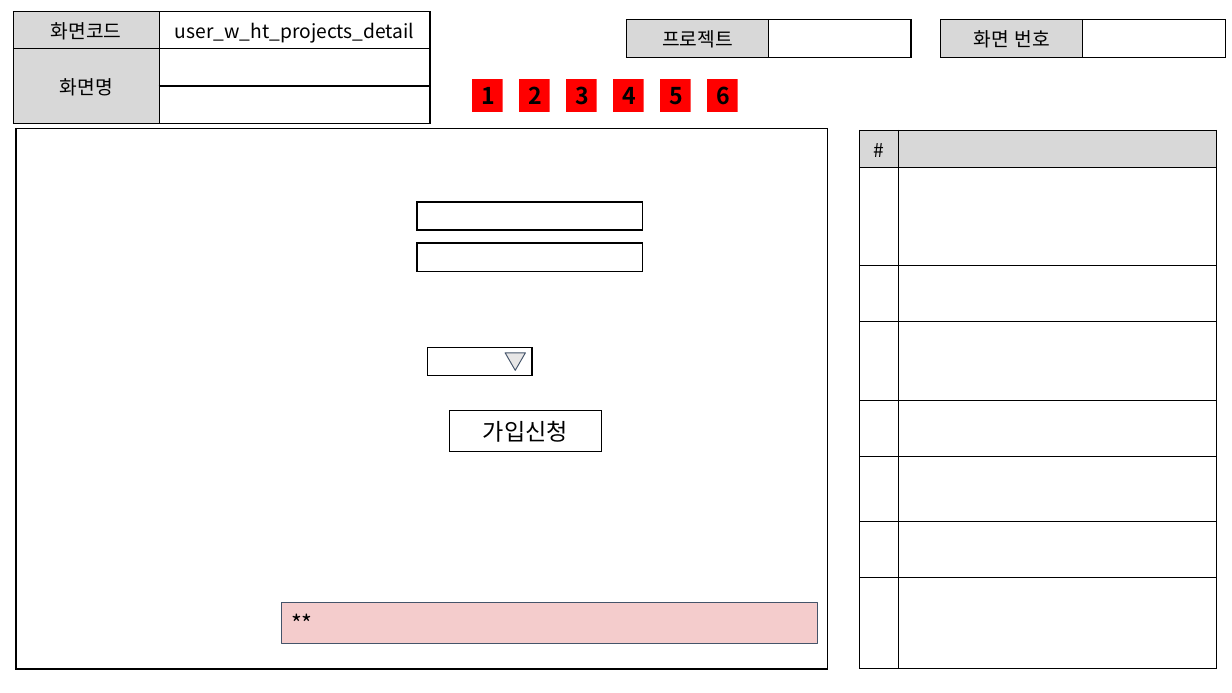
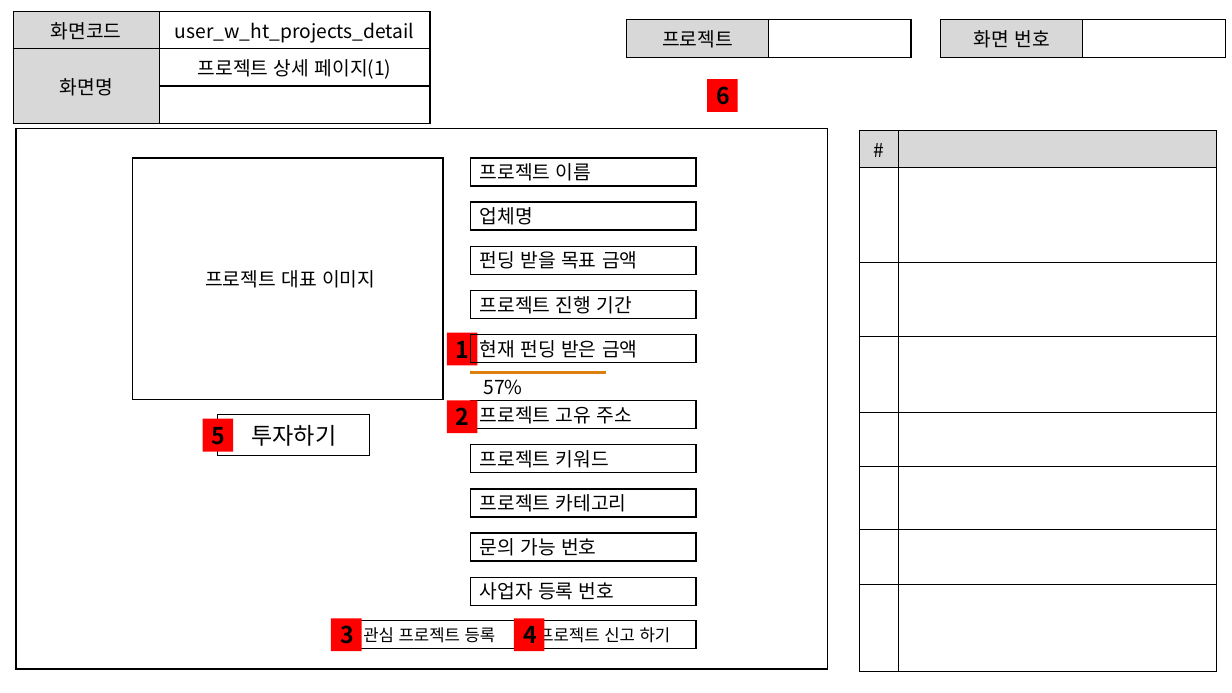
Before and after one commit to ezenteam2/EzenCrowdFunding, a slide deck: slide 6 of project03 화면설계서/project03 - 화면 설계서 - 현태.pptx. Drawn at 1232x693 pixels with LibreOffice and Linux fonts; fonts in the diff are those of the drawing. Boxes give left, top, right and bottom in pixels: in the first picture for what was removed or moved away, otherwise in the second. Text is boxed around its words. In the diff, an @@ line names an element or a change of style, - is before the commit and + after.

```diff
--- a/project03 화면설계서/project03 - 화면 설계서 - 현태.pptx
+++ b/project03 화면설계서/project03 - 화면 설계서 - 현태.pptx
@@ table at (13, 12, 430, 109) @@
-row 2, column 2: 
+row 2, column 2: 프로젝트 상세 페이지(1)
@@ rectangle at (16, 128, 827, 669): fill #FFFFFF to none @@
@@ rectangle "프로젝트 이름" at (470, 158, 696, 186): fill #FFFFFF to none @@
@@ rectangle "프로젝트 이름": place and size @@
-rectangle "프로젝트 이름" at (417, 243, 642, 271)
+rectangle "프로젝트 이름" at (470, 158, 696, 186)
@@ text in rectangle at (480, 163, 591, 181): text added @@
+프로젝트 이름
@@ rectangle removed at (417, 202, 642, 230) @@
@@ rectangle removed at (427, 348, 531, 375) @@
@@ rectangle "1": place and size @@
-rectangle "1" at (472, 79, 503, 112)
+rectangle "1" at (447, 333, 478, 365)
@@ triangle removed at (506, 353, 526, 371) @@
@@ rectangle "5": place and size @@
-rectangle "5" at (660, 79, 690, 112)
+rectangle "5" at (202, 419, 233, 451)
@@ group added at (132, 158, 697, 649): 14 rectangles, 1 line @@
+57%
+관심 프로젝트 등록
+프로젝트 신고 하기
+프로젝트 대표 이미지
+업체명
+펀딩 받을 목표 금액
+프로젝트 진행 기간
+현재 펀딩 받은 금액
+프로젝트 고유 주소
+프로젝트 키워드
+프로젝트 카테고리
+문의 가능 번호
+사업자 등록 번호
+투자하기
@@ rectangle "2": place and size @@
-rectangle "2" at (519, 79, 550, 112)
+rectangle "2" at (447, 400, 478, 433)
@@ rectangle removed at (449, 410, 601, 451) @@
-가입신청
@@ rectangle removed at (282, 603, 818, 643) @@
-**
@@ rectangle "3": place and size @@
-rectangle "3" at (567, 79, 597, 112)
+rectangle "3" at (331, 618, 361, 651)
@@ rectangle "4": place and size @@
-rectangle "4" at (614, 79, 644, 112)
+rectangle "4" at (514, 618, 544, 651)
```
Also in this commit, not shown: 15 other slides changed, 1 slide added, 1 other file.
